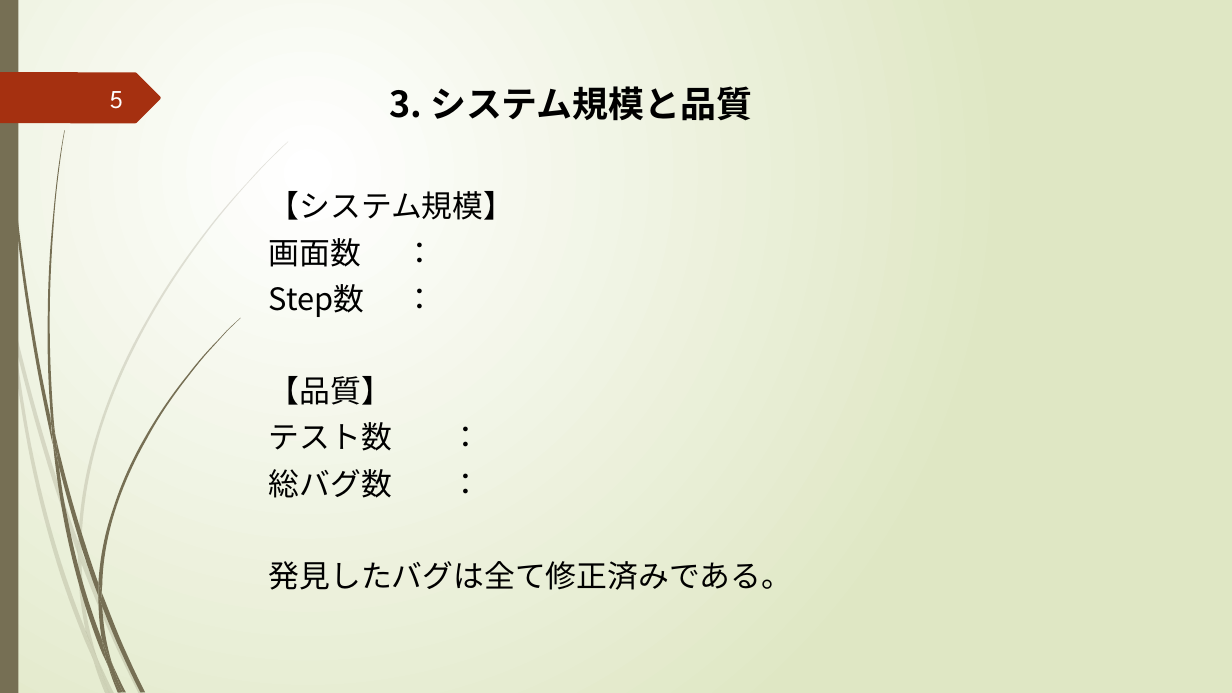
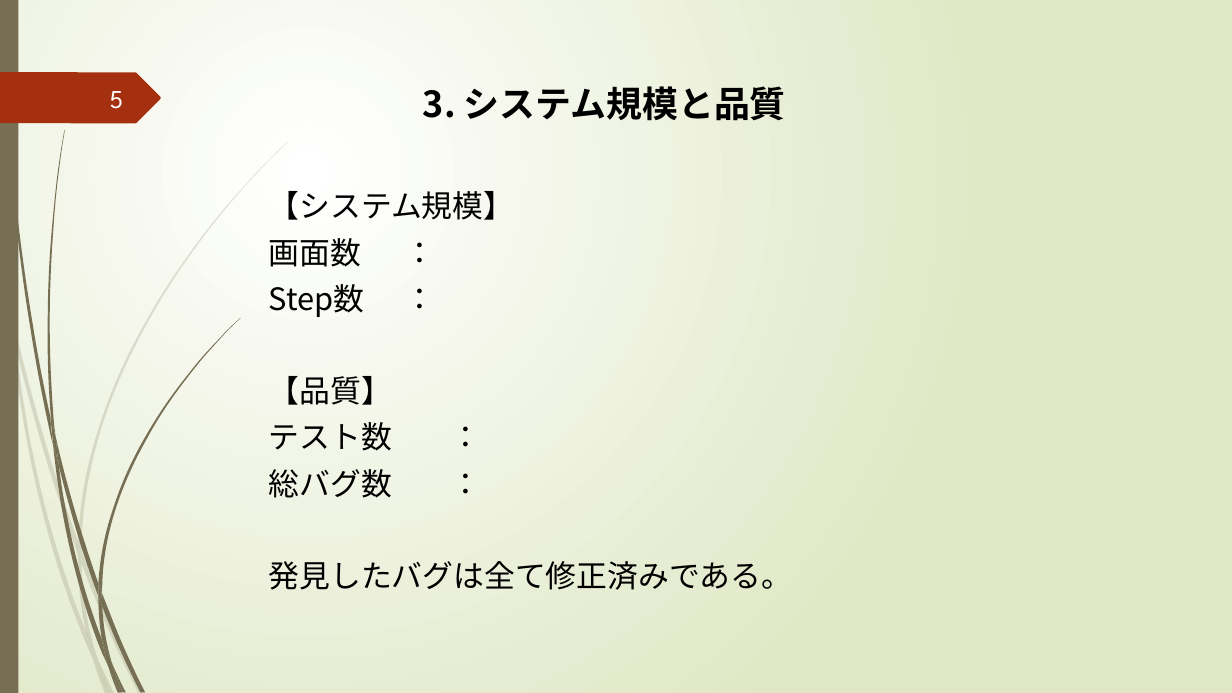
Before and after one commit to k-kuru/team_develop, a slide deck: slide 5 of 05_チーム開発演習_発表会資料/05_チーム開発演習_発表会資料_チーム3.pptx. Drawn at 1232x693 pixels with LibreOffice and Linux fonts; fonts in the diff are those of the drawing. Boxes give left, top, right and bottom in pixels: in the first picture for what was removed or moved away, otherwise in the second. Text is boxed around its words. In the diff, an @@ line names an element or a change of style, - is before the commit and + after.

```diff
--- a/05_チーム開発演習_発表会資料/05_チーム開発演習_発表会資料_チーム3.pptx
+++ b/05_チーム開発演習_発表会資料/05_チーム開発演習_発表会資料_チーム3.pptx
@@ text "3. システム規模と品質": place and size @@
-text "3. システム規模と品質" at bbox=[389, 86, 752, 121]
+text "3. システム規模と品質" at bbox=[423, 86, 786, 121]
```
Also in this commit, not shown: 2 other slides changed, 1 slide added, 1 other file.
